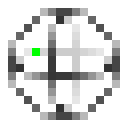
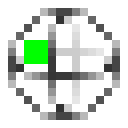
Two versions of the same layered image (128px x 128px). Layer-by-layer changes:
painted on "x_gate.png" over bbox(24, 40, 48, 64)
